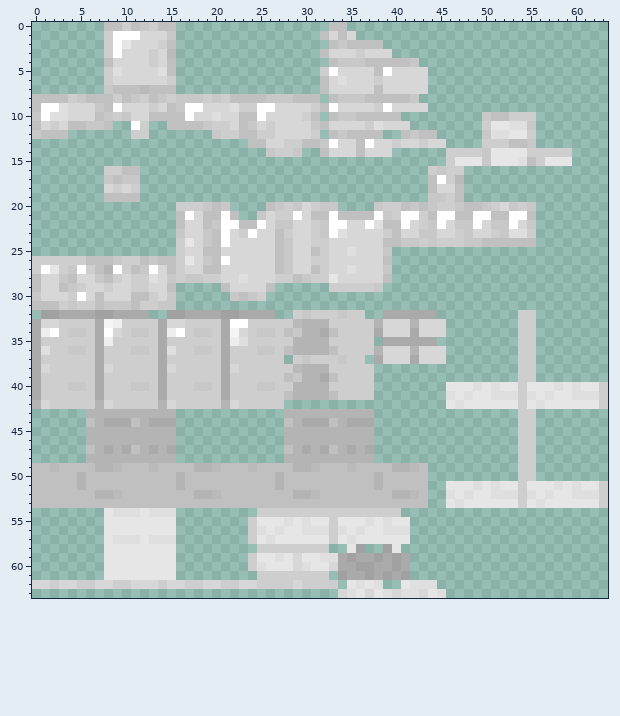
Pixel-art sprite, stored at assets/boltcraft/textures/models/armor/boltIron_layer_1.png. This is how it looked before the edit.
The file is 64x64 pixels. Colours within 5 levels of each other are drawn and written as one.
Now the later version:
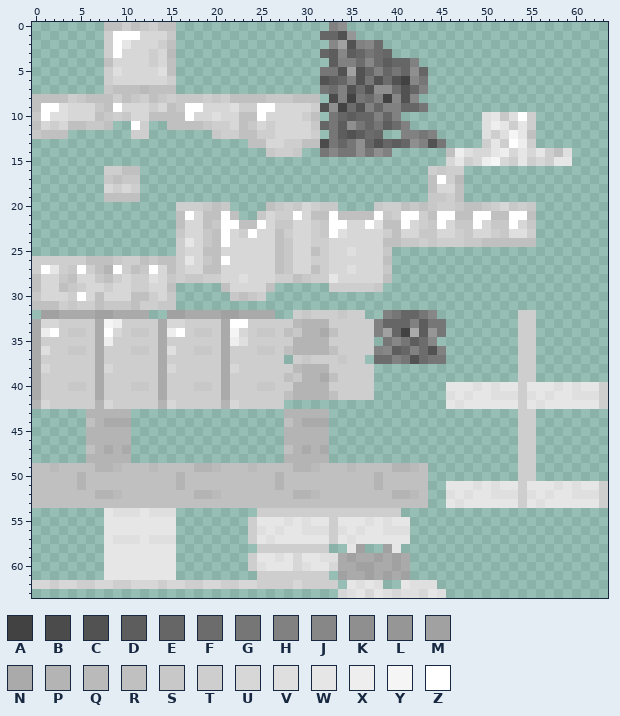
Palette (. is transparent): A #424242  B #4b4b4b  C #525252  D #5d5d5d  E #666666  F #6c6c6c  G #767676  H #818181  J #878787  K #8f8f8f  L #969696  M #a1a1a1  N #aaaaaa  P #b4b4b4  Q #bababa  R #c0c0c0  S #c8c8c8  T #cecece  U #d7d7d7  V #dfdfdf  W #e6e6e6  X #eeeeee  Y #f5f5f5  Z #ffffff
The exact change:
Changed rows in their new state; - is an unchanged pixel.
first column x 32:
 0 -HK-------------------------
 1 EECL------------------------
 2 -JMCHJF---------------------
 3 EDJDEGFE--------------------
 4 -DHHFJFDEEH-----------------
 5 GGCMCEHEGEKE----------------
 6 CDEHCGCFCAJG----------------
 7 GFHCFCKKFCEH----------------
 8 -BHAGFHAJCJ-----------------
 9 CKAFCHEHHEEG----------------
10 -GEDEEHEH---------VWSVZ-----
11 EGDKGEGDFH--------VX-TWT----
12 -GDCDFE--HHGH-----VT-Y-R----
13 BGEGKECEDEKHCG-----W-ZXT----
14 GJGGKGKH------RXVUU-XU-UW-RV
15 --------------U-TUXYUTWTUT--
first column x 38:
32 -HGEEGJ-
33 HEEEHDGG
34 HMEA-DLG
35 -GJGDFJ-
36 HJDEHFCH
37 FFHGCFGG
first column x 11:
43 .....-----------------.....
44 .....-----------------.....
45 .....-----------------.....
46 .....-----------------.....
47 .....-----------------.....
48 .....-----------------.....
Where, in picture pixels (left, top, right, bottom), the same in both pictures:
changed: (320, 22, 572, 166)
changed: (374, 310, 446, 364)
erased: (131, 409, 176, 463)
erased: (329, 409, 374, 463)
